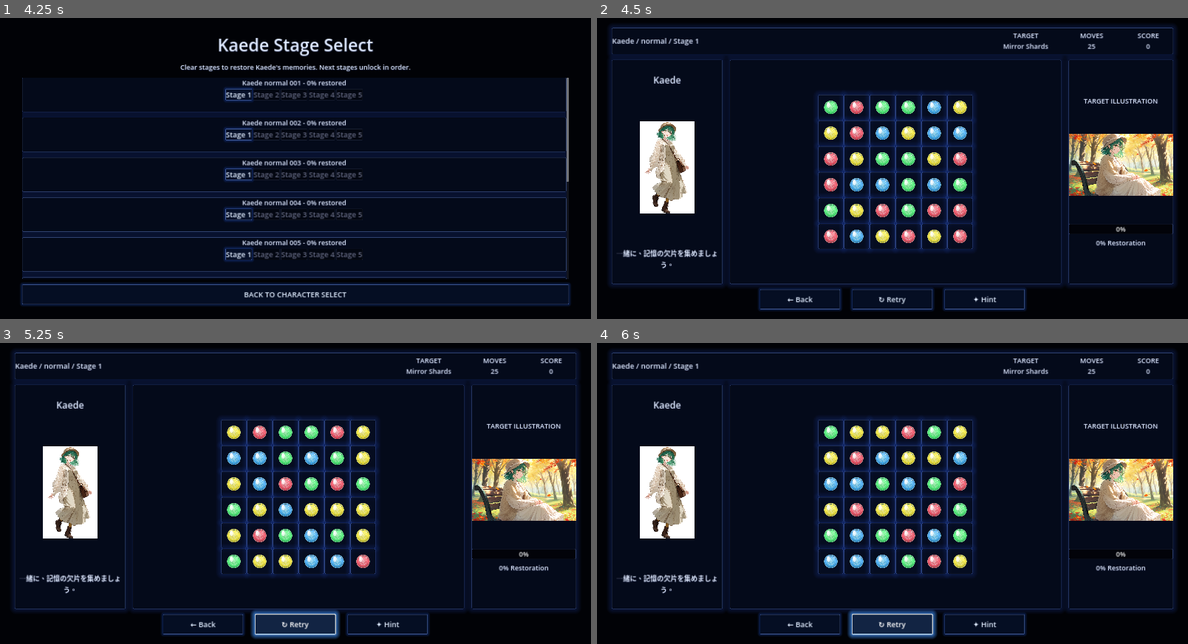
Above: before the commit, frames 1-4 (two rows, left to right).
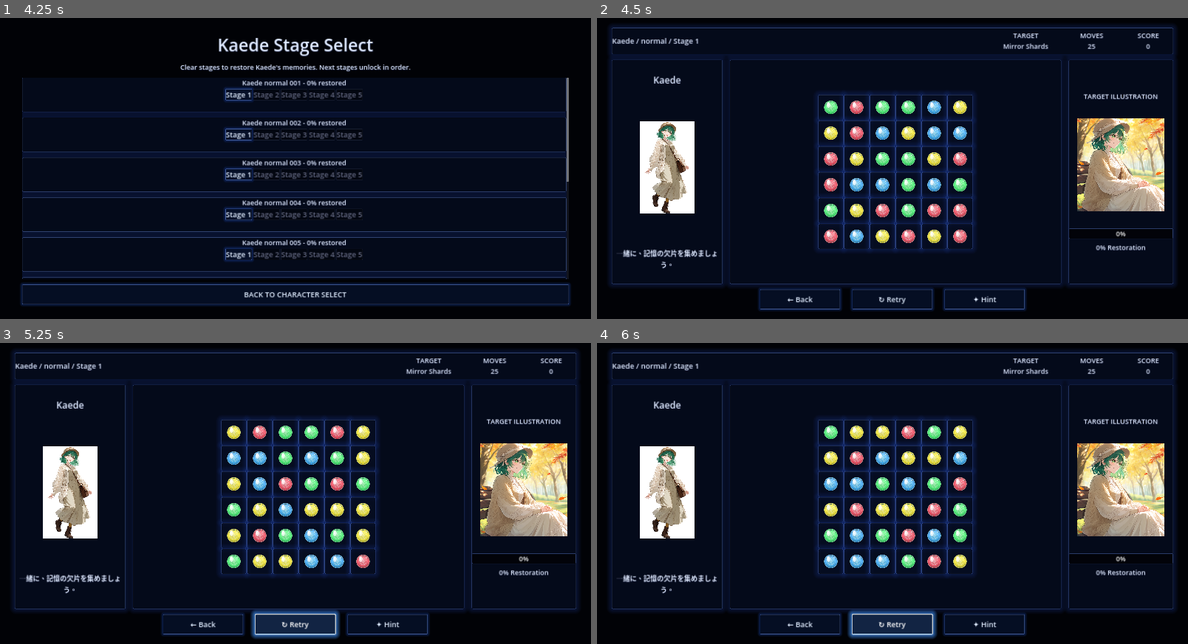
Above: after the commit, the same moments.

Repository: uzupiyo/Lost-Memoria
Game: Godot game, scene res://scenes/title/title.tscn
Two runs of this game, one before a commit and one after it. Both use one fixed random seed, a clock stepped at 60 frames per second and the inputs below.
Inputs (mouse positions are in pixels of both pictures, inside the frame that each line leads up to):
- Up to frame 1 (4.25 s): click (189, 177) at 0.5 s; click (76, 192) at 1.27 s; click (212, 192) at 2.02 s; click (354, 192) at 2.77 s; click "RESTORE MEMORIES" at 3.5 s
- Up to frame 2 (4.5 s): click "Stage 1" at 4.25 s
- Up to frame 3 (5.25 s): click "↻ Retry" at 5 s
- Up to frame 4 (6 s): click "↻ Retry" at 5.75 s

Frame 1 is identical in both runs. In frame 2, 5.0% of the frame differs, in the area x 79-98%, y 25-78%; in frame 3, 5.0%; in frame 4, 5.0%.

Commit message:
Add still preview frame stack to puzzle UI

Diff:
--- a/scenes/puzzle/puzzle.tscn
+++ b/scenes/puzzle/puzzle.tscn
@@ -203,10 +203,36 @@
 text = "TARGET ILLUSTRATION"
 horizontal_alignment = 1
 
-[node name="StillPreview" type="TextureRect" parent="MarginContainer/Root/MainRow/PreviewPanel/PreviewBox"]
-unique_name_in_owner = true
-custom_minimum_size = Vector2(260, 360)
-layout_mode = 2
+[node name="StillPreviewStack" type="Control" parent="MarginContainer/Root/MainRow/PreviewPanel/PreviewBox"]
+unique_name_in_owner = true
+custom_minimum_size = Vector2(260, 390)
+layout_mode = 2
+mouse_filter = 2
+
+[node name="StillPreview" type="TextureRect" parent="MarginContainer/Root/MainRow/PreviewPanel/PreviewBox/StillPreviewStack"]
+unique_name_in_owner = true
+layout_mode = 1
+anchors_preset = 15
+anchor_right = 1.0
+anchor_bottom = 1.0
+offset_left = 28.0
+offset_top = 44.0
+offset_right = -28.0
+offset_bottom = -44.0
+grow_horizontal = 2
+grow_vertical = 2
+mouse_filter = 2
+expand_mode = 1
+stretch_mode = 6
+
+[node name="StillPreviewFrame" type="TextureRect" parent="MarginContainer/Root/MainRow/PreviewPanel/PreviewBox/StillPreviewStack"]
+unique_name_in_owner = true
+layout_mode = 1
+anchors_preset = 15
+anchor_right = 1.0
+anchor_bottom = 1.0
+grow_horizontal = 2
+grow_vertical = 2
 mouse_filter = 2
 expand_mode = 1
 stretch_mode = 5
